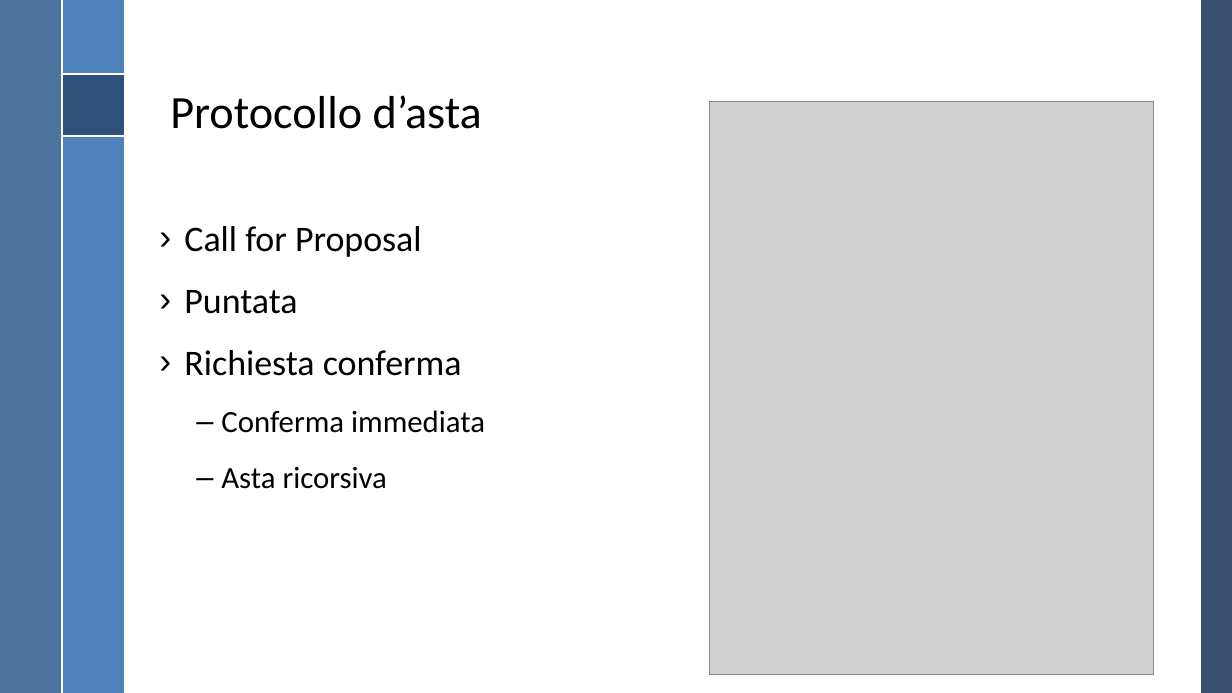
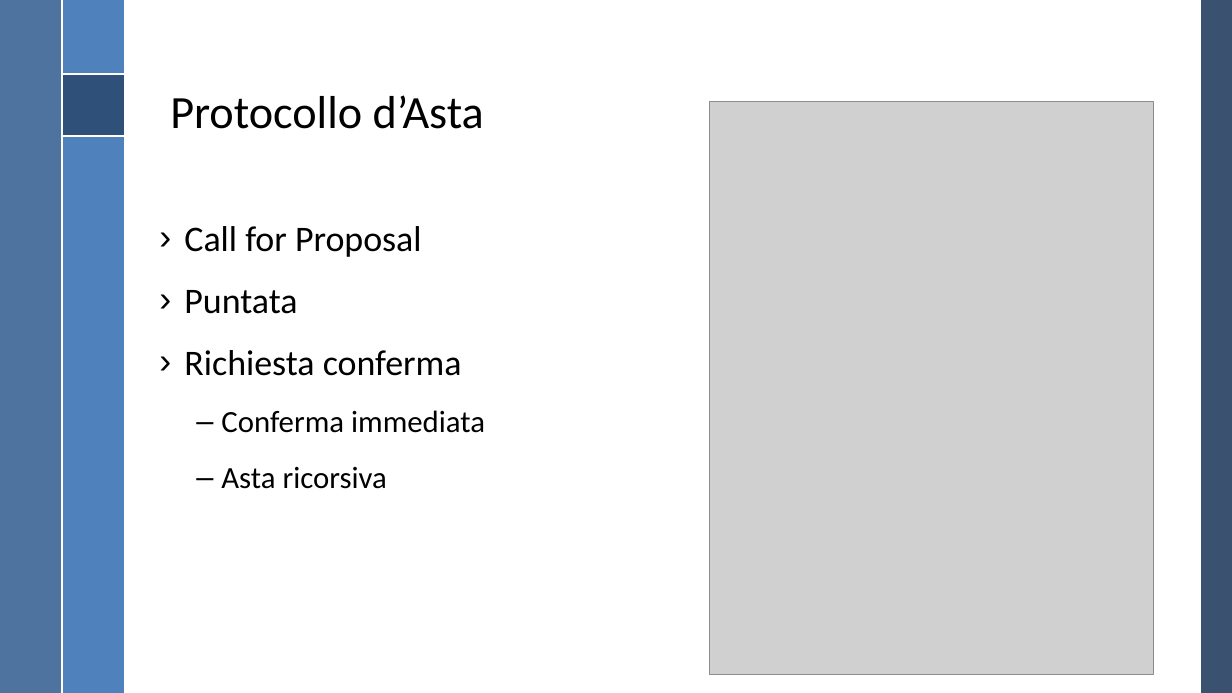
Before and after one commit to RiccardoGrieco/masTracking, a slide deck: slide 8 of Presentazione MAS/Presentazione MAS.pptx. Drawn at 1232x693 pixels with LibreOffice and Linux fonts; fonts in the diff are those of the drawing; grey boxes stand for pictures; background and template pictures are left out. Boxes give left, top, right and bottom in pixels: in the first picture for what was removed or moved away, otherwise in the second. Text is boxed around its words. In the diff, an @@ line names an element or a change of style, - is before the commit and + after.

Commit message:
Changed titles, done some adjustments.

```diff
--- a/Presentazione MAS/Presentazione MAS.pptx
+++ b/Presentazione MAS/Presentazione MAS.pptx
@@ title at (x1=170, y1=95, x2=484, y2=129): text changed @@
-Protocollo d’asta
+Protocollo d’Asta
```
Also in this commit, not shown: 10 other slides changed.
